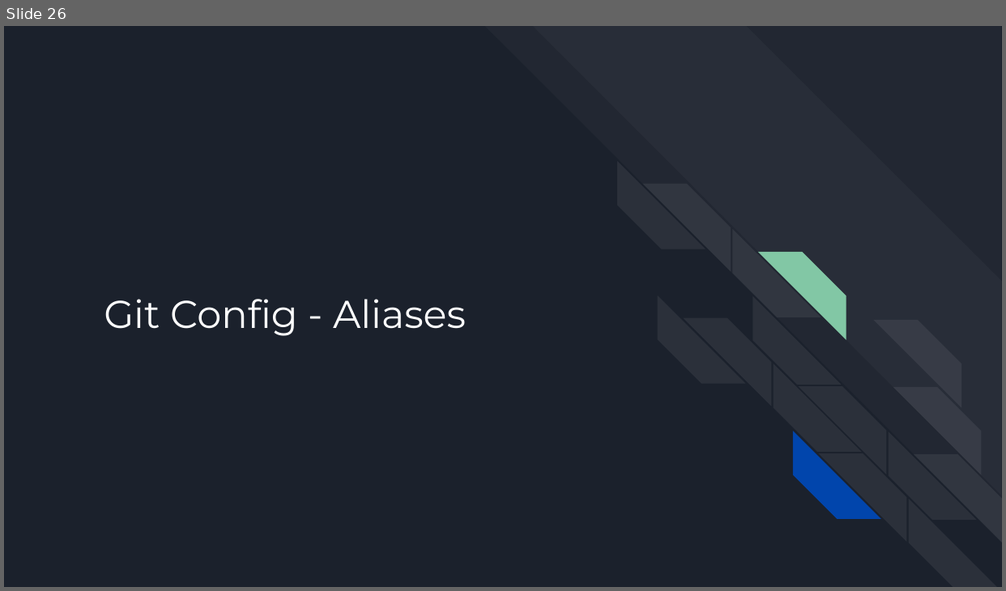
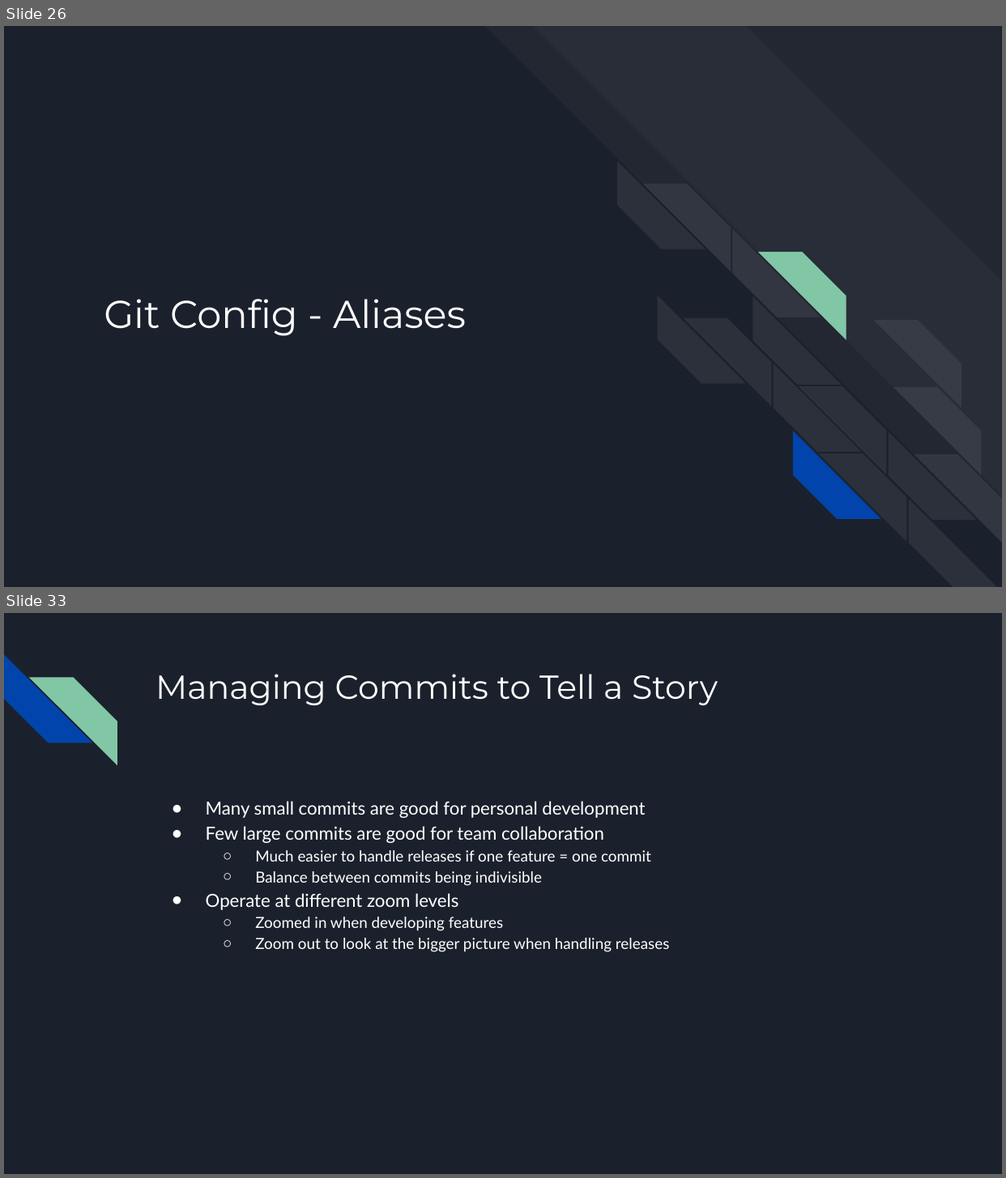
Before and after one commit to batibot323/git-workshop, a slide deck: Git Workshop.pptx. Shown one above the other, each under a label of ours: slide 26 before the commit, slides 26 and 33 after it; the slides between them are not shown. The pictures are 1006x591 and 1006x1178 pixels, drawn with LibreOffice and Linux fonts; fonts in the diff are those of the drawing. Boxes give left, top, right and bottom in pixels: in the first picture for what was removed or moved away, otherwise in the second. Text is boxed around its words. In the diff, an @@ line names an element or a change of style, - is before the commit and + after.

```diff
--- a/Git Workshop.pptx
+++ b/Git Workshop.pptx
@@ slide 33 added at (4,613,1002,1174), background #1B212C @@
@@ diag stripe added at (4,655,91,743), fill #0145AC @@
@@ diag stripe added at (29,677,117,764), fill #82C7A5 @@
@@ title added at (155,674,718,705), 24 pt, text #FFFFFF @@
+Managing Commits to Tell a Story
@@ text added at (206,801,670,952), 11 pt, text #FFFFFF @@
+● Many small commits are good for personal development
+● Few large commits are good for team collaboration
+  ○ Much easier to handle releases if one feature = one commit
+  ○ Balance between commits being indivisible
+● Operate at different zoom levels
+  ○ Zoomed in when developing features
+  ○ Zoom out to look at the bigger picture when handling releases
```
Also in this commit, not shown: 16 other slides added, 2 slides removed.
